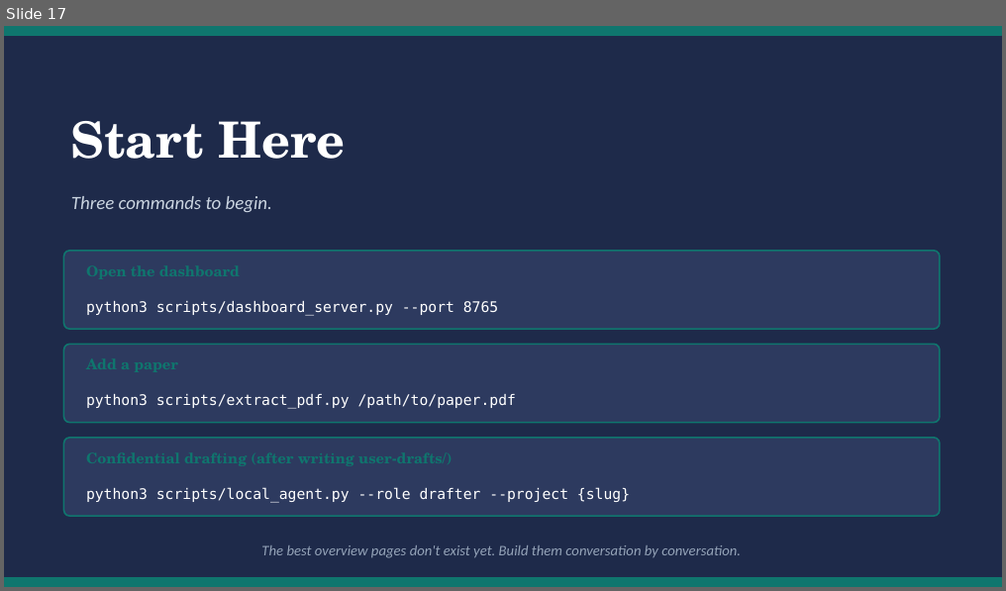
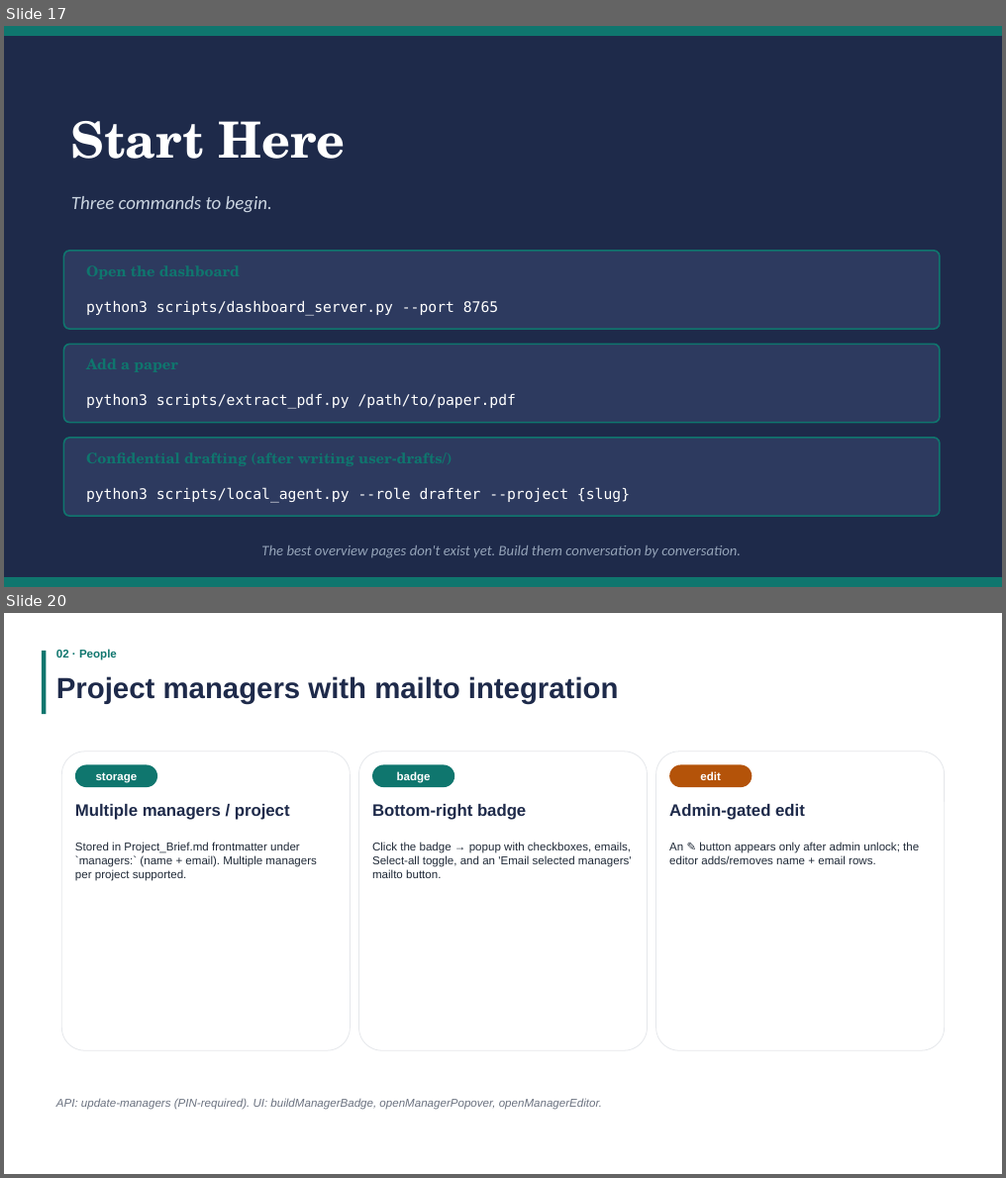
Before and after one commit to hyungeun-shimm/llm-wiki-research-stack, a slide deck: _system/docs/System_Philosophy_Guide.pptx. Shown one above the other, each under a label of ours: slide 17 before the commit, slides 17 and 20 after it; the slides between them are not shown. The pictures are 1006x591 and 1006x1178 pixels, drawn with LibreOffice and Linux fonts; fonts in the diff are those of the drawing. Boxes give left, top, right and bottom in pixels: in the first picture for what was removed or moved away, otherwise in the second. Text is boxed around its words. In the diff, an @@ line names an element or a change of style, - is before the commit and + after.

```diff
--- a/_system/docs/System_Philosophy_Guide.pptx
+++ b/_system/docs/System_Philosophy_Guide.pptx
@@ slide 20 added at box(4, 613, 1002, 1174), background #FFFFFF @@
@@ rectangle added at box(42, 651, 46, 714), fill #0F766E @@
@@ text added at box(56, 649, 117, 661), 11 pt, text #0F766E, bold @@
+02 · People
@@ text added at box(56, 676, 619, 703), 28 pt, text #1E2A4A, bold @@
+Project managers with mailto integration
@@ rounded rectangle added at box(61, 752, 350, 1051), fill #FFFFFF, outline #E5E7EB 0.75 pt @@
@@ rounded rectangle added at box(358, 752, 648, 1051), fill #FFFFFF, outline #E5E7EB 0.75 pt @@
@@ rounded rectangle added at box(656, 752, 944, 1051), fill #FFFFFF, outline #E5E7EB 0.75 pt @@
@@ rounded rectangle added at box(75, 765, 157, 787), fill #0F766E, 11 pt, text #FFFFFF, bold @@
+storage
@@ rounded rectangle added at box(372, 765, 454, 787), fill #0F766E, 11 pt, text #FFFFFF, bold @@
+badge
@@ rounded rectangle added at box(669, 765, 751, 787), fill #B45309, 11 pt, text #FFFFFF, bold @@
+edit
@@ text added at box(75, 804, 290, 820), 16 pt, text #1E2A4A, bold @@
+Multiple managers / project
@@ text added at box(372, 804, 526, 820), 16 pt, text #1E2A4A, bold @@
+Bottom-right badge
@@ text added at box(669, 804, 805, 820), 16 pt, text #1E2A4A, bold @@
+Admin-gated edit
@@ text added at box(75, 842, 316, 881), 11 pt, text #1F2937 @@
+Stored in Project_Brief.md frontmatter under `managers:` (name + email). Multiple managers per project supported.
@@ text added at box(372, 842, 632, 878), 11 pt, text #1F2937 @@
+Click the badge → popup with checkboxes, emails, Select-all toggle, and an 'Email selected managers' mailto button.
@@ text added at box(669, 842, 919, 864), 11 pt, text #1F2937 @@
+An ✎ button appears only after admin unlock; the editor adds/removes name + email rows.
@@ text added at box(56, 1098, 602, 1110), 11 pt, text #6B7280, italic @@
+API: update-managers (PIN-required). UI: buildManagerBadge, openManagerPopover, openManagerEditor.
```
Also in this commit, not shown: 12 other slides added, 29 other files.
